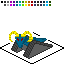
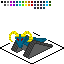
Before/after of a 64 × 64 layered artwork. What changed in the layer stack:
painted on "floor" over left=34, top=7, right=45, bottom=9
